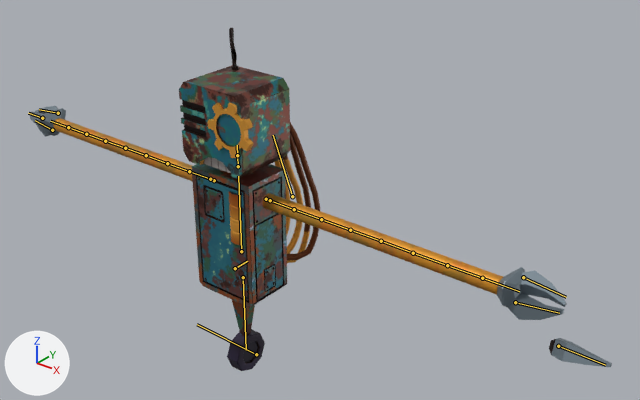
An edit to the FBX model Assets/RoguelikeGame/Models/Rusty_Robo (Updated).fbx, drawn before and after from the same camera.
One viewpoint serves both versions: a 50 mm lens placed at (3.68, -3.76, 3.88), pointed at (0.49, 0.23, 1.41). Arrows for +X, +Y and +Z are at lower left; the lights stay in place. Both versions are drawn at frame 21 of the action 'Idle'; the numbers are the values there. The bones that bend it are drawn over the model as lines.

Objects in the first picture: 'Body'.
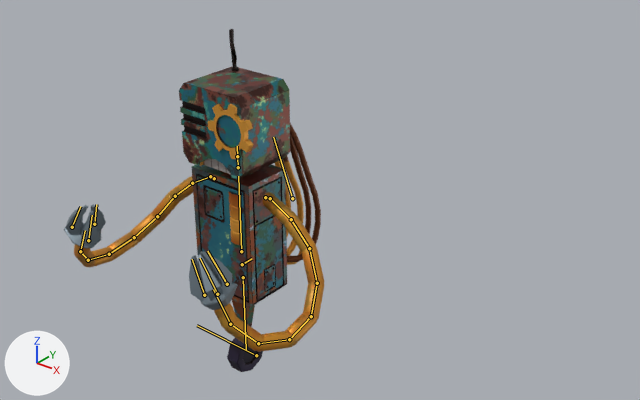
Location of each change, (x1, y1, x2, y2) in pixels of the pictures (640 x 400 px):
'Body', posed (55% narrower)
    before: (30, 28, 612, 371)
    after: (64, 29, 324, 372)
bone 'Wheel', root to tip
    before: (256, 354) to (197, 324)
    after: (256, 355) to (197, 325)
bone 'Neck', root to tip
    before: (238, 166) to (237, 155)
    after: (238, 167) to (237, 156)
bone 'Shoulder_L', root to tip
    before: (266, 199) to (270, 200)
    after: (265, 197) to (270, 198)
bone 'Shoulder_L.001', root to tip
    before: (270, 200) to (294, 209)
    after: (270, 198) to (291, 219)
bone 'Shoulder_L.004', root to tip
    before: (294, 209) to (321, 219)
    after: (291, 219) to (309, 248)
bone 'Shoulder_L.003', root to tip
    before: (321, 219) to (350, 230)
    after: (309, 248) to (317, 283)
bone 'Shoulder_L.006', root to tip
    before: (350, 230) to (381, 241)
    after: (317, 283) to (311, 316)
bone 'Shoulder_L.005', root to tip
    before: (381, 241) to (413, 253)
    after: (311, 316) to (289, 339)
bone 'Shoulder_L.007', root to tip
    before: (413, 253) to (447, 265)
    after: (289, 339) to (258, 343)
bone 'Shoulder_L.008', root to tip
    before: (447, 265) to (482, 278)
    after: (258, 343) to (230, 324)
bone 'Shoulder_L.002', root to tip
    before: (482, 278) to (519, 291)
    after: (230, 324) to (213, 289)
bone 'Finger_2_L', root to tip
    before: (523, 277) to (566, 297)
    after: (217, 294) to (200, 258)
bone 'FInger_1_L', root to tip
    before: (515, 302) to (559, 313)
    after: (204, 295) to (192, 259)
bone 'FInger_3_L', root to tip
    before: (558, 346) to (605, 365)
    after: (227, 284) to (207, 251)
bone 'Shoulder_R', root to tip
    before: (214, 180) to (210, 179)
    after: (214, 178) to (210, 176)
bone 'Shoulder_R.001', root to tip
    before: (210, 179) to (189, 171)
    after: (210, 176) to (192, 183)
bone 'Shoulder_R.004', root to tip
    before: (189, 171) to (167, 163)
    after: (192, 183) to (175, 196)
bone 'Shoulder_R.003', root to tip
    before: (167, 163) to (146, 155)
    after: (175, 196) to (157, 216)
bone 'Shoulder_R.006', root to tip
    before: (146, 155) to (125, 148)
    after: (157, 216) to (134, 237)
bone 'Shoulder_R.005', root to tip
    before: (125, 148) to (105, 141)
    after: (134, 237) to (109, 254)
bone 'Shoulder_R.007', root to tip
    before: (105, 141) to (86, 134)
    after: (109, 254) to (88, 260)
bone 'Shoulder_R.008', root to tip
    before: (86, 134) to (68, 127)
    after: (88, 260) to (80, 251)
bone 'Shoulder_R.002', root to tip
    before: (68, 127) to (50, 121)
    after: (80, 251) to (85, 230)
bone 'Cables', root to tip
    before: (292, 196) to (273, 135)
    after: (292, 198) to (273, 137)

The change in detail:
Bone 'Wheel' (bone_wheel) moves from (0.0, 0.0, 0.0) to (0.008, 0.0, -0.001).
Bone 'Neck' (bone_neck) moves from (0.0, 0.0, 0.0) to (0.0, -0.007, 0.0).
Bone 'Shoulder_L' (bone_shoulder_l) moves from (0.0, 0.0, 0.0) to (0.013, 0.0, 0.0).
Bone 'Shoulder_L' (bone_shoulder_l) turns from (0, 0, 0) to (5, 9, -5) degrees about its own x, y and z.
Bone 'Shoulder_L.001' (bone_shoulder_l_001) turns from (0, 0, 0) to (-9, 7, 32) degrees about its own x, y and z.
Bone 'Shoulder_L.004' (bone_shoulder_l_004) turns from (0, 0, 0) to (-7, -9, 12) degrees about its own x, y and z.
Bone 'Shoulder_L.003' (bone_shoulder_l_003) turns from (0, 0, 0) to (-16, -23, 20) degrees about its own x, y and z.
Bone 'Shoulder_L.006' (bone_shoulder_l_006) turns from (0, 0, 0) to (-26, -20, 21) degrees about its own x, y and z.
Bone 'Shoulder_L.005' (bone_shoulder_l_005) turns from (0, 0, 0) to (-23, 19, 17) degrees about its own x, y and z.
Bone 'Shoulder_L.007' (bone_shoulder_l_007) turns from (0, 0, 0) to (-29, 12, 9) degrees about its own x, y and z.
Bone 'Shoulder_L.008' (bone_shoulder_l_008) turns from (0, 0, 0) to (-36, 13, 3) degrees about its own x, y and z.
Bone 'Shoulder_L.002' (bone_shoulder_l_002) turns from (0, 0, 0) to (-32, 25, -17) degrees about its own x, y and z.
Bone 'Finger_2_L' (bone_finger_2_l) is rescaled from (1.13, 1.13, 1.13) to (1.0, 1.0, 1.0).
Bone 'FInger_1_L' (bone_finger_1_l) is rescaled from (1.13, 1.13, 1.13) to (1.0, 1.0, 1.0).
Bone 'FInger_3_L' (bone_finger_3_l) moves from (-0.073, 0.277, -0.268) to (0.0, 0.0, 0.0).
Bone 'FInger_3_L' (bone_finger_3_l) is rescaled from (1.13, 1.13, 1.13) to (1.0, 1.0, 1.0).
Bone 'Shoulder_R' (bone_shoulder_r) moves from (0.0, 0.0, 0.0) to (-0.013, 0.0, 0.0).
Bone 'Shoulder_R' (bone_shoulder_r) turns from (0, 0, 0) to (5, -9, 5) degrees about its own x, y and z.
Bone 'Shoulder_R.001' (bone_shoulder_r_001) turns from (0, 0, 0) to (-9, -7, -32) degrees about its own x, y and z.
Bone 'Shoulder_R.004' (bone_shoulder_r_004) turns from (0, 0, 0) to (-7, 9, -12) degrees about its own x, y and z.
Bone 'Shoulder_R.003' (bone_shoulder_r_003) turns from (0, 0, 0) to (-16, 23, -20) degrees about its own x, y and z.
Bone 'Shoulder_R.006' (bone_shoulder_r_006) turns from (0, 0, 0) to (-26, 20, -21) degrees about its own x, y and z.
Bone 'Shoulder_R.005' (bone_shoulder_r_005) turns from (0, 0, 0) to (-23, -19, -17) degrees about its own x, y and z.
Bone 'Shoulder_R.007' (bone_shoulder_r_007) turns from (0, 0, 0) to (-29, -12, -9) degrees about its own x, y and z.
Bone 'Shoulder_R.008' (bone_shoulder_r_008) turns from (0, 0, 0) to (-36, -13, -3) degrees about its own x, y and z.
Bone 'Shoulder_R.002' (bone_shoulder_r_002) turns from (0, 0, 0) to (-32, -25, 17) degrees about its own x, y and z.
Bone 'Cables' (bone_cables) moves from (0.0, 0.0, 0.0) to (0.0, -0.017, 0.002).
